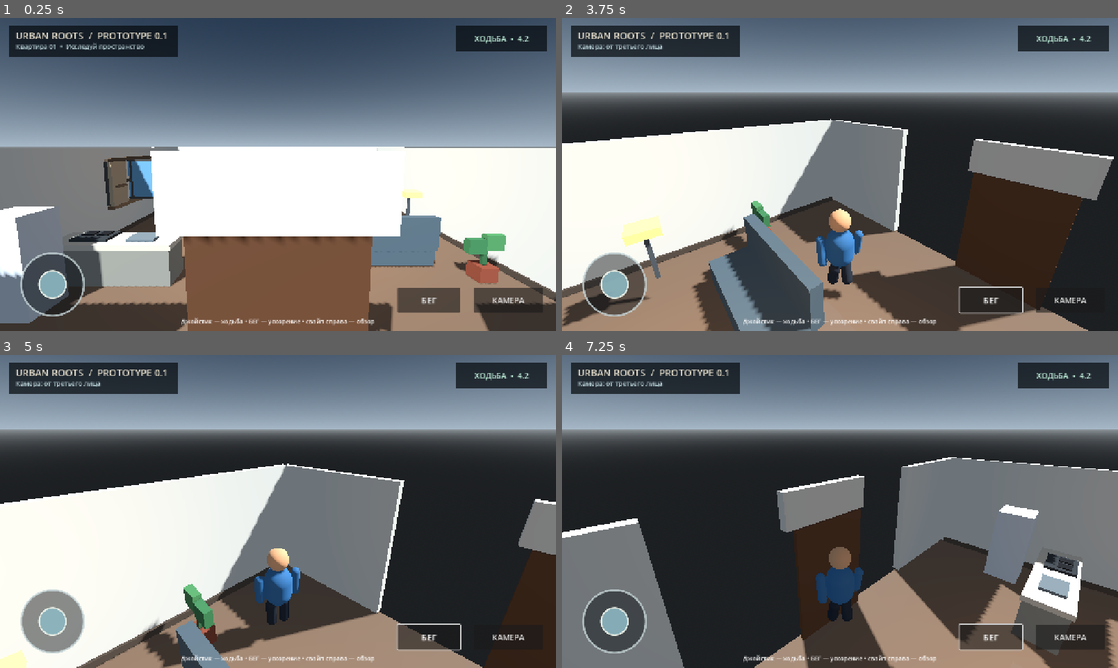
Above: before the commit, frames 1-4 (two rows, left to right).
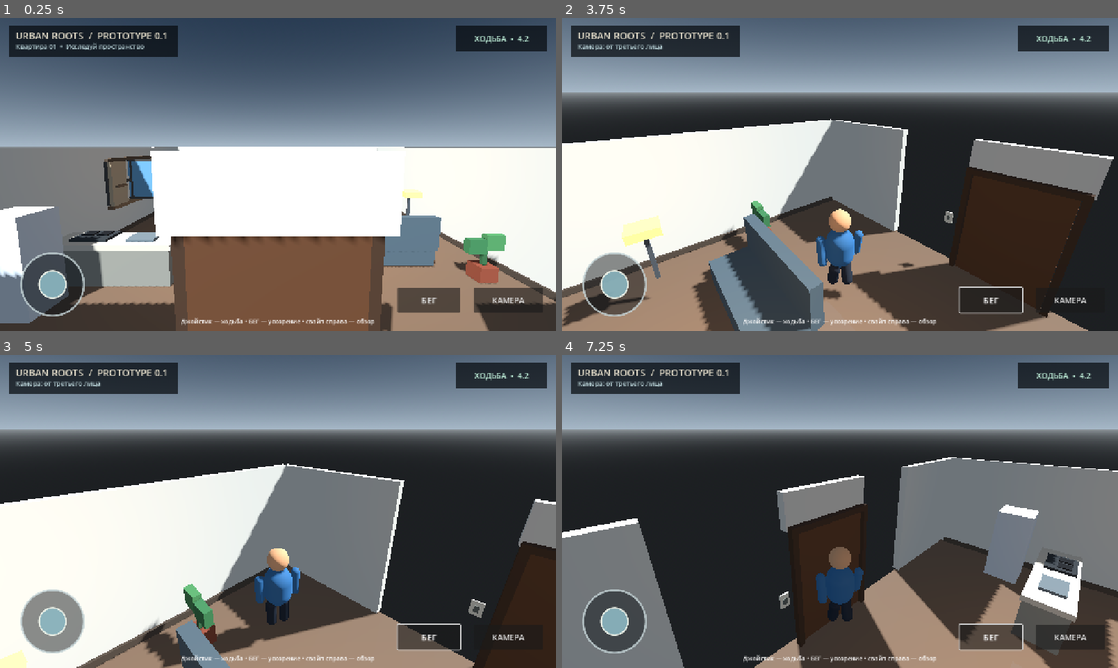
Above: after the commit, the same moments.

Repository: filesgloom-png/URBAN-ROOTS
Game: Godot game, scene res://scenes/main.tscn
Same seed, same stepped clock (60 frames per second), same inputs: the game is played once before the commit and once after it.
Inputs (mouse positions are in pixels of both pictures, inside the frame that each line leads up to):
- Up to frame 1 (0.25 s): no input
- Up to frame 2 (3.75 s): click "КАМЕРА" at 0.5 s; click "БЕГ" at 1.25 s; tap Enter at 2 s; drag from (612, 284) to (895, 105) at 2.02 s; drag from (728, 190) to (812, 237) at 2.77 s; tap Space at 3.5 s; move the mouse to (895, 105) at 3.52 s; hold D (move_right) from 3.53 s (still down); tap V at 3.6 s
- Up to frame 3 (5 s): release D (move_right) at 4.25 s; drag from (250, 574) to (111, 464) at 4.27 s
- Up to frame 4 (7.25 s): tap Enter at 5 s; move the mouse to (1006, 558) at 5.02 s; hold A (move_left) 5.03-5.75 s; tap V at 5.1, 6.6 s; drag from (673, 464) to (756, 433) at 5.77 s; tap Space at 6.5 s; move the mouse to (867, 511) at 6.52 s; hold S (move_back) from 6.53 s (still down); click (867, 511) at 6.67 s

The runs differ from the first frame. In frame 1, 0.8% of the frame differs, in the area x 30-70%, y 69-100%; in frame 2, 1.2%, in the area x 57-96%, y 47-100%; in frame 3, 0.3%; in frame 4, 0.8%.

Commit message:
Add entrance trim and light switch

Diff:
--- a/scripts/main.gd
+++ b/scripts/main.gd
@@ -93,6 +93,11 @@
 	_box(self, "LeftWallBaseboard", Vector3(0.06, 0.16, 11.6), Vector3(-5.86, 0.08, 0), Color(0.29, 0.25, 0.21), false)
 	_box(self, "RightWallBaseboard", Vector3(0.06, 0.16, 11.6), Vector3(5.86, 0.08, 0), Color(0.29, 0.25, 0.21), false)
 	_box(self, "Door", Vector3(1.7, 2.5, 0.08), Vector3(0, 1.25, 5.88), Color(0.34, 0.22, 0.14), false)
+	_box(self, "DoorFrameLeft", Vector3(0.12, 2.55, 0.14), Vector3(-0.92, 1.27, 5.82), Color(0.25, 0.18, 0.13), false)
+	_box(self, "DoorFrameRight", Vector3(0.12, 2.55, 0.14), Vector3(0.92, 1.27, 5.82), Color(0.25, 0.18, 0.13), false)
+	_box(self, "DoorFrameTop", Vector3(1.95, 0.12, 0.14), Vector3(0, 2.54, 5.82), Color(0.25, 0.18, 0.13), false)
+	_box(self, "LightSwitchPlate", Vector3(0.18, 0.28, 0.035), Vector3(1.2, 1.25, 5.82), Color(0.82, 0.8, 0.72), false)
+	_box(self, "LightSwitchToggle", Vector3(0.07, 0.12, 0.025), Vector3(1.2, 1.25, 5.79), Color(0.35, 0.37, 0.34), false)
 	_box(self, "BedBase", Vector3(2.1, 0.35, 2.8), Vector3(-3.4, 0.2, -3.1), Color(0.32, 0.25, 0.22))
 	_box(self, "Mattress", Vector3(2.0, 0.22, 2.65), Vector3(-3.4, 0.48, -3.1), Color(0.85, 0.83, 0.77), false)
 	_box(self, "Pillow", Vector3(1.2, 0.16, 0.5), Vector3(-3.4, 0.65, -4.05), Color(0.92, 0.9, 0.85), false)
